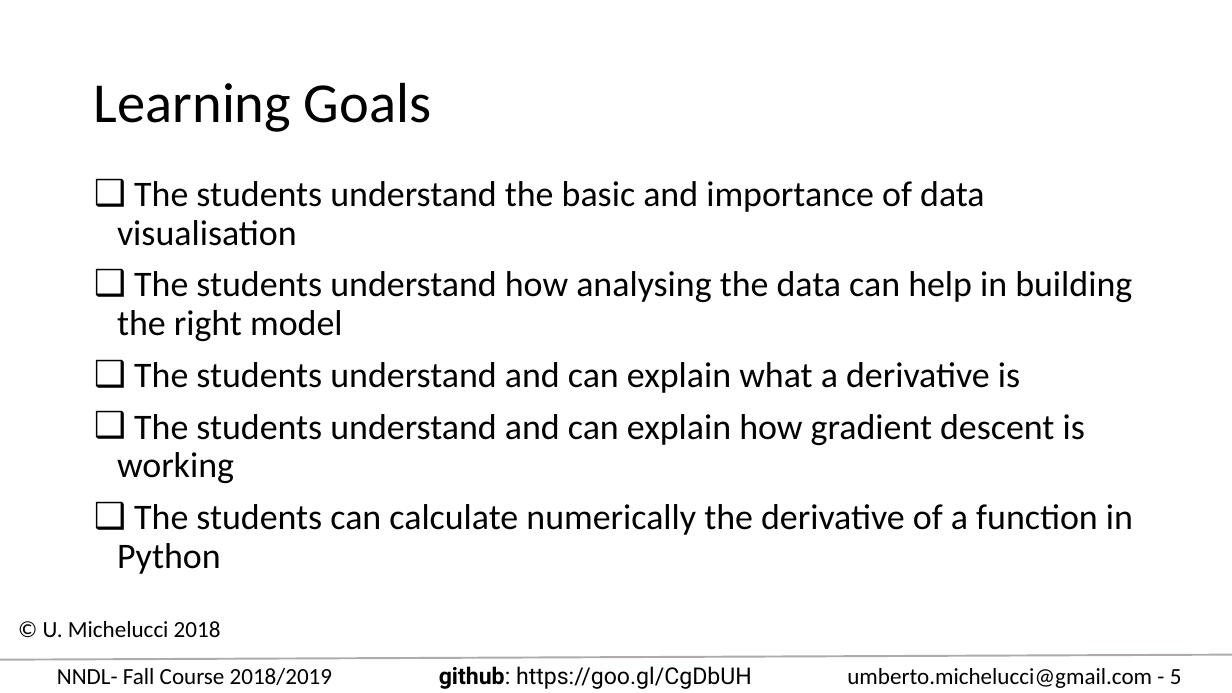
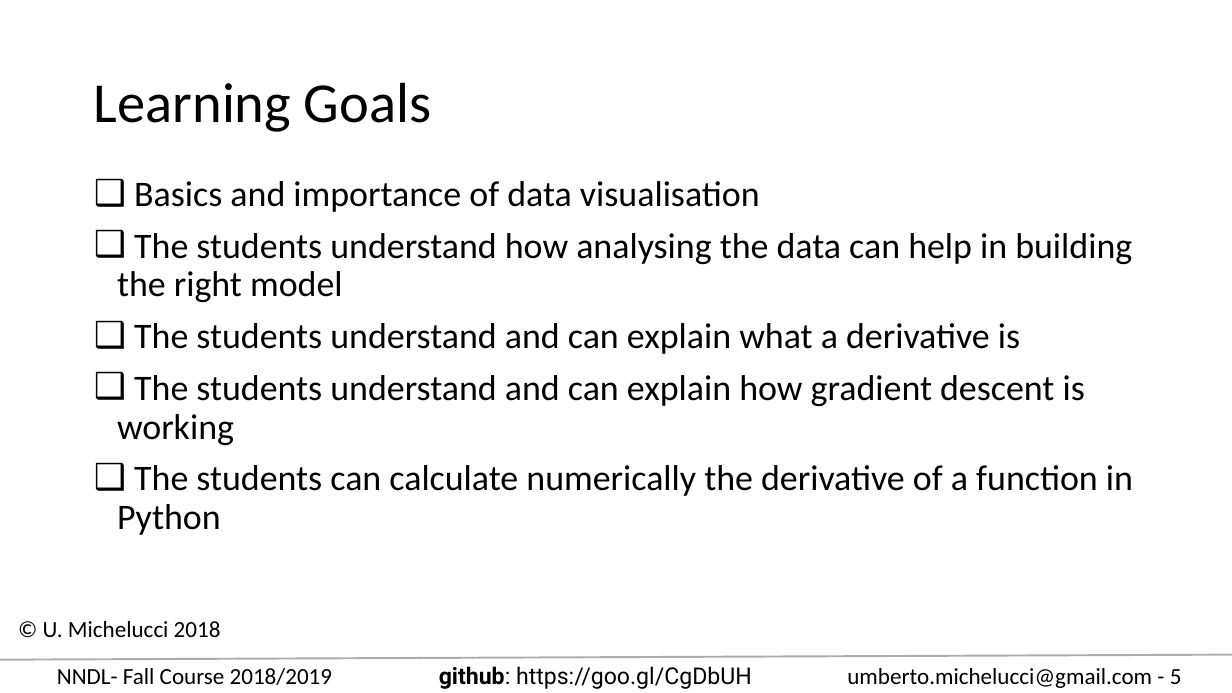
Before and after one commit to toelt-llc/COURSE-zhaw-dlcourse-spring2019, a slide deck: slide 5 of Learning_goals_overview.pptx. Drawn at 1232x693 pixels with LibreOffice and Linux fonts; fonts in the diff are those of the drawing. Boxes give left, top, right and bottom in pixels: in the first picture for what was removed or moved away, otherwise in the second. Text is boxed around its words. In the diff, an @@ line names an element or a change of style, - is before the commit and + after.

Commit message:
Updated the learning goals.

```diff
--- a/Learning_goals_overview.pptx
+++ b/Learning_goals_overview.pptx
@@ text at box(134, 181, 760, 212): text changed @@
-❑ The students understand the basic and importance of data visualisation
+❑ Basics and importance of data visualisation
```
Also in this commit, not shown: 1 other slide changed.
